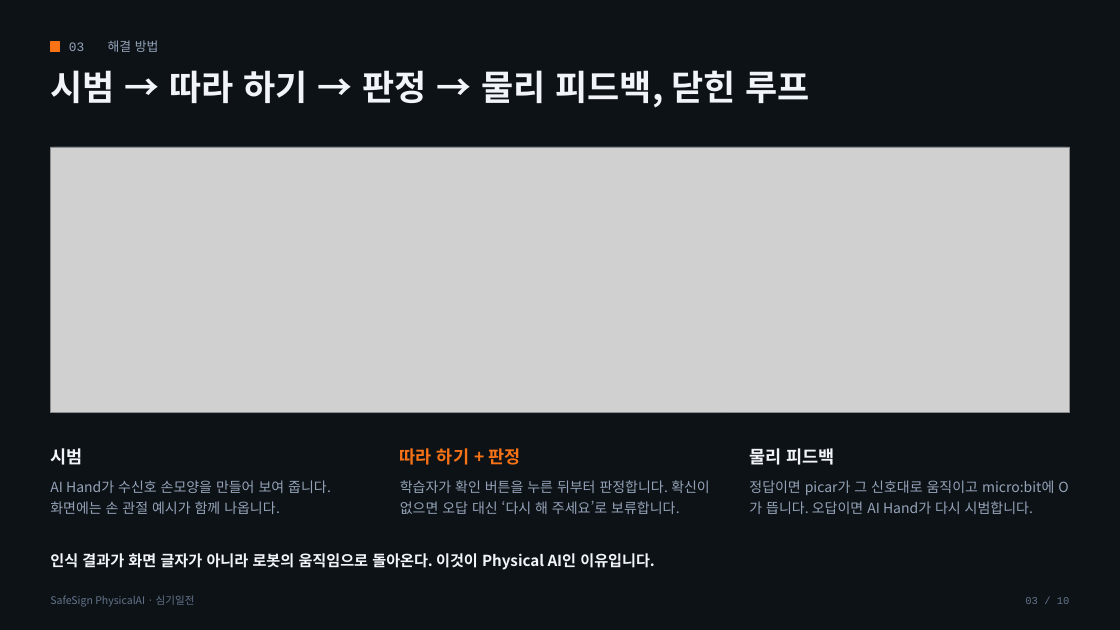
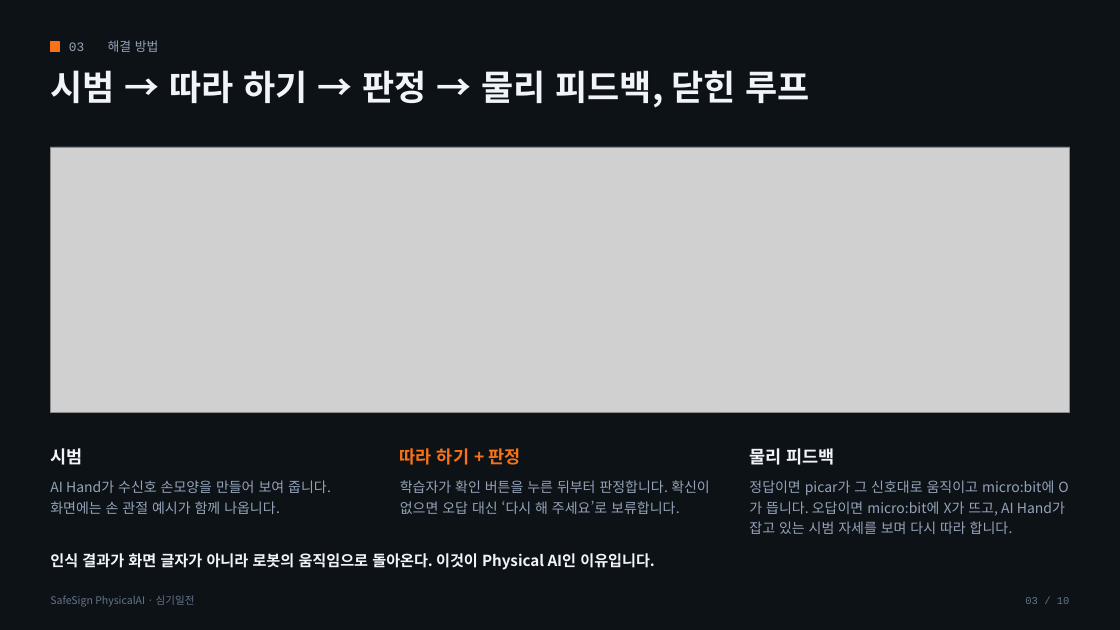
Before and after one commit to Lee35678/SafeSign_PhysicalAI, a slide deck: slide 3 of document/21_발표자료.pptx. Drawn at 1120x630 pixels with LibreOffice and Linux fonts; fonts in the diff are those of the drawing; grey boxes stand for pictures. Boxes give left, top, right and bottom in pixels: in the first picture for what was removed or moved away, otherwise in the second. Text is boxed around its words. In the diff, an @@ line names an element or a change of style, - is before the commit and + after.

```diff
--- a/document/21_발표자료.pptx
+++ b/document/21_발표자료.pptx
@@ text at (749, 480, 1065, 534): text changed @@
-정답이면 picar가 그 신호대로 움직이고 micro:bit에 O가 뜹니다. 오답이면 AI Hand가 다시 시범합니다.
+정답이면 picar가 그 신호대로 움직이고 micro:bit에 O가 뜹니다. 오답이면 micro:bit에 X가 뜨고, AI Hand가 잡고 있는 시범 자세를 보며 다시 따라 합니다.
```
Also in this commit, not shown: 5 other slides changed, 10 other files.
